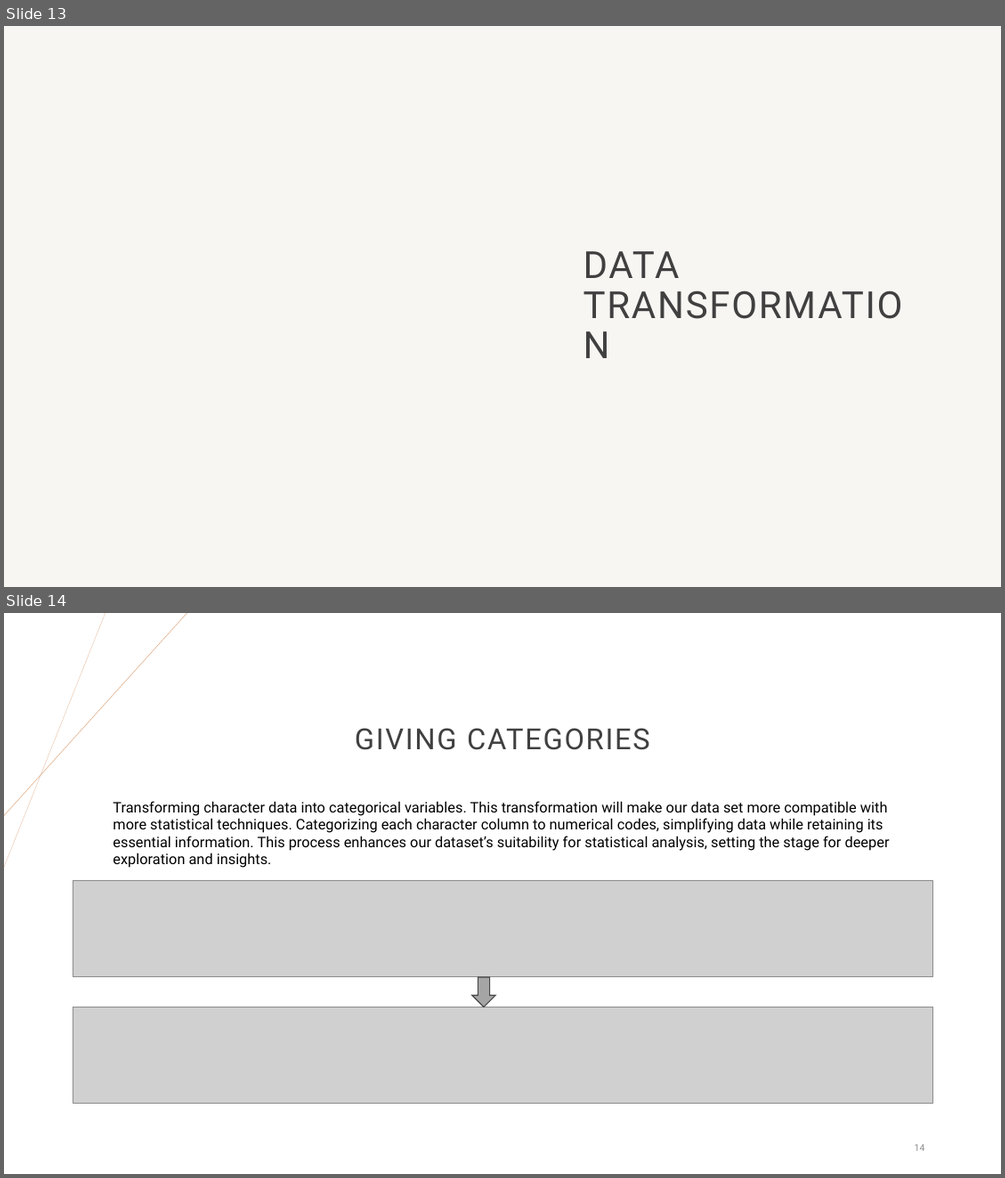
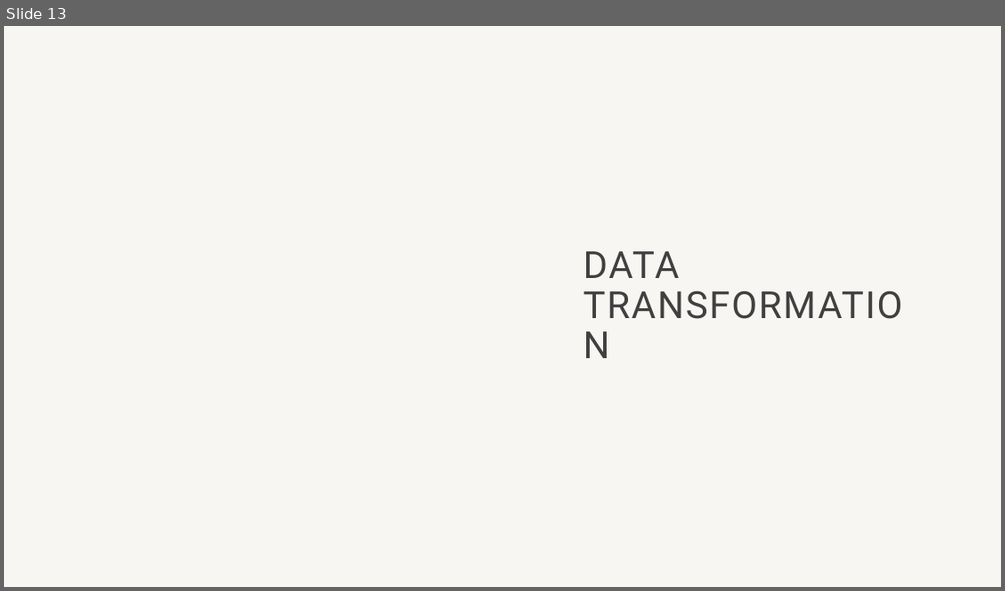
Before and after one commit to Hetansh-patel/used_car_price_prediction, a slide deck: Used Car price prediction.pptx. Shown one above the other, each under a label of ours: slides 13 and 14 before the commit, slide 13 after it. The pictures are 1005x1178 and 1005x591 pixels, drawn with LibreOffice and Linux fonts; fonts in the diff are those of the drawing; grey boxes stand for pictures; background and template pictures are left out. Boxes give left, top, right and bottom in pixels: in the first picture for what was removed or moved away, otherwise in the second. Text is boxed around its words. In the diff, an @@ line names an element or a change of style, - is before the commit and + after.

```diff
--- a/Used Car price prediction.pptx
+++ b/Used Car price prediction.pptx
@@ slide 14 removed at <box>4,613,1001,1174</box>, background #FFFFFF @@
@@ line removed from (105, 613) to (4, 868) @@
@@ line removed from (187, 613) to (4, 816) @@
@@ title removed at <box>355,728,650,750</box> @@
-GIVING CATEGORIES
@@ text removed at <box>113,801,890,868</box> @@
-Transforming character data into categorical variables. This transformation will make our data set more compatible with more statistical techniques. Categorizing each character column to numerical codes, simplifying data while retaining its essential information. This process enhances our dataset’s suitability for statistical analysis, setting the stage for deeper exploration and insights.
@@ picture removed at <box>73,881,932,977</box> @@
@@ down arrow removed at <box>472,977,495,1007</box> @@
@@ picture removed at <box>73,1007,933,1103</box> @@
@@ page number removed at <box>914,1143,925,1151</box> @@
-14
```
Also in this commit, not shown: 5 slides changed, 2 slides added, 5 other slides removed.
